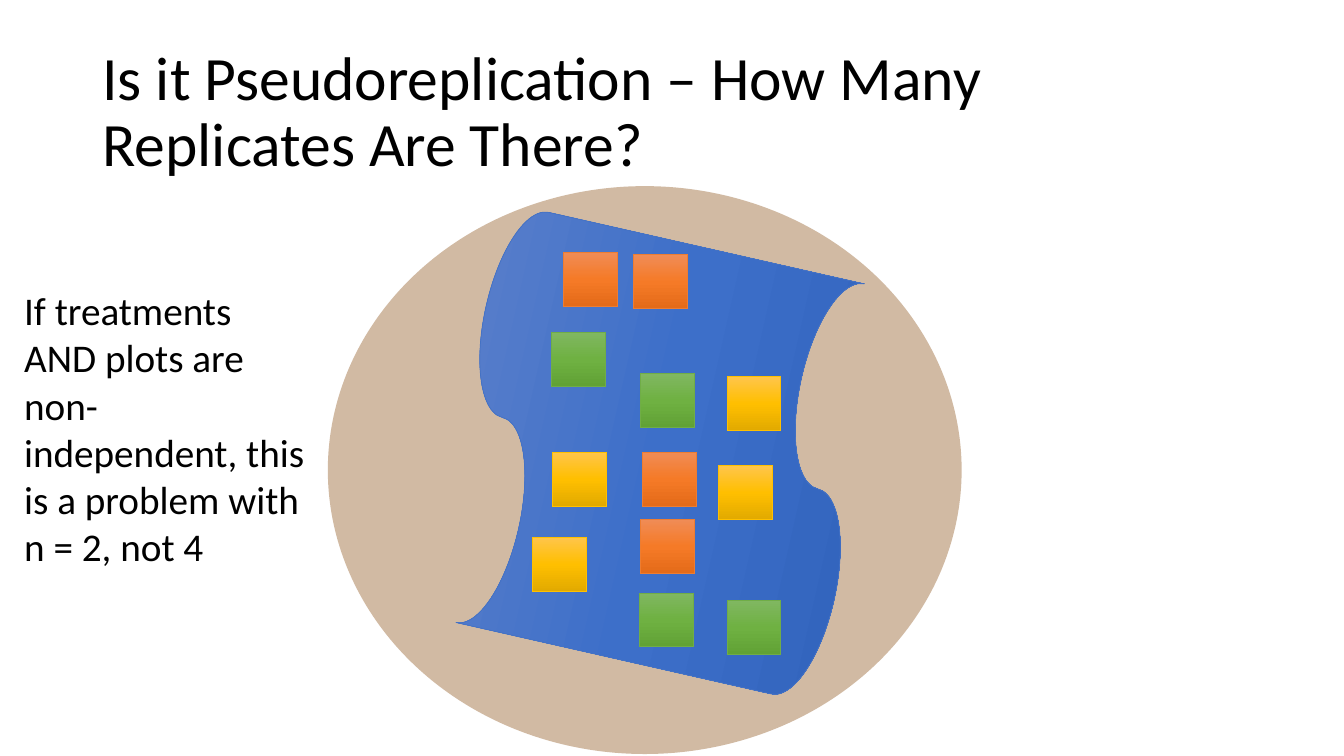
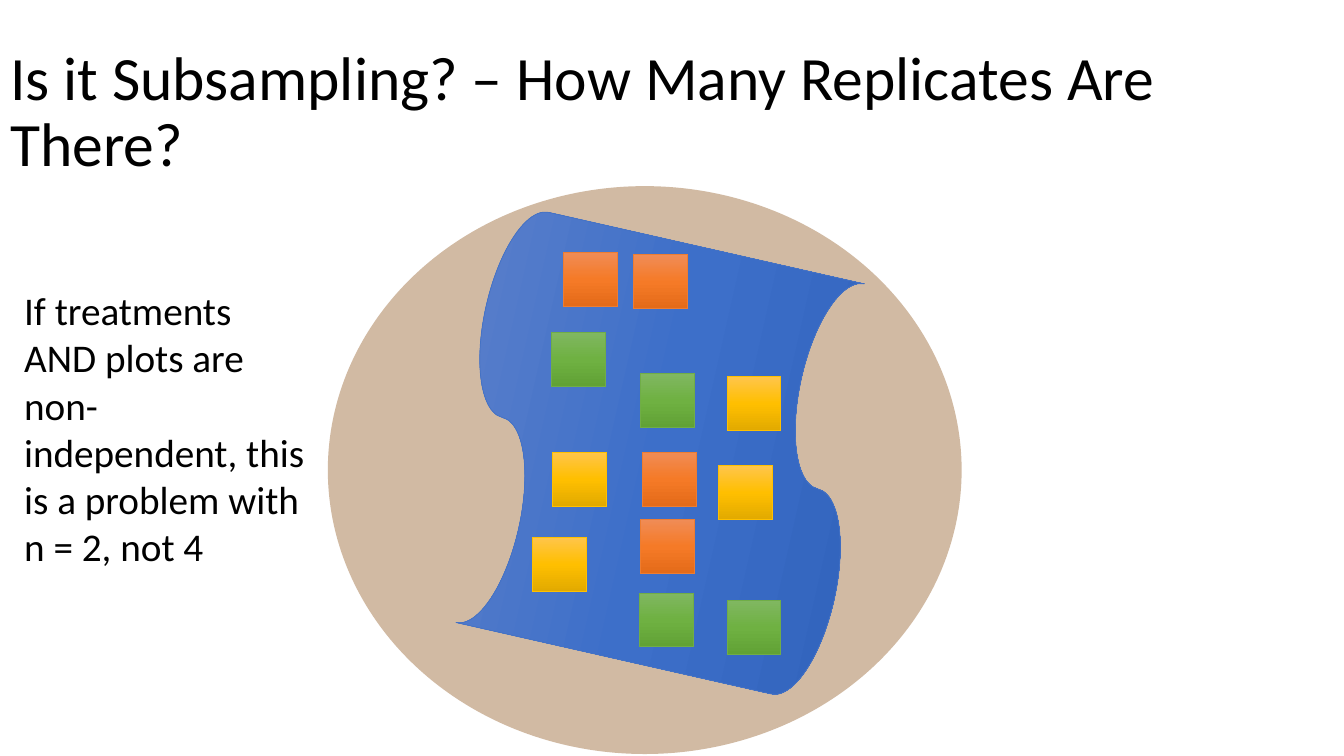
Before and after one commit to biol607/biol607.github.io, a slide deck: slide 23 of lectures/causality_experiments.pptx (slide 37 before the commit). Drawn at 1344x756 pixels with LibreOffice and Linux fonts; fonts in the diff are those of the drawing. Boxes give left, top, right and bottom in pixels: in the first picture for what was removed or moved away, otherwise in the second. Text is boxed around its words. In the diff, an @@ line names an element or a change of style, - is before the commit and + after.

```diff
--- a/lectures/causality_experiments.pptx
+++ b/lectures/causality_experiments.pptx
@@ title at [10,57,1154,167]: text changed @@
-Is it Pseudoreplication – How Many Replicates Are There?
+Is it Subsampling? – How Many Replicates Are There?
```
Also in this commit, not shown: 10 other slides changed, 22 slides added, 22 slides removed.
